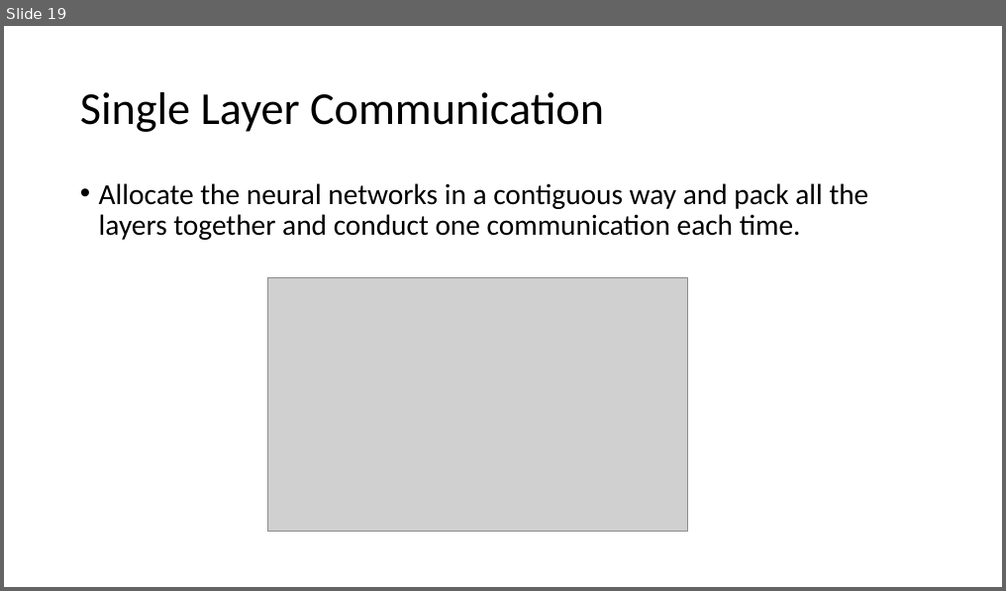
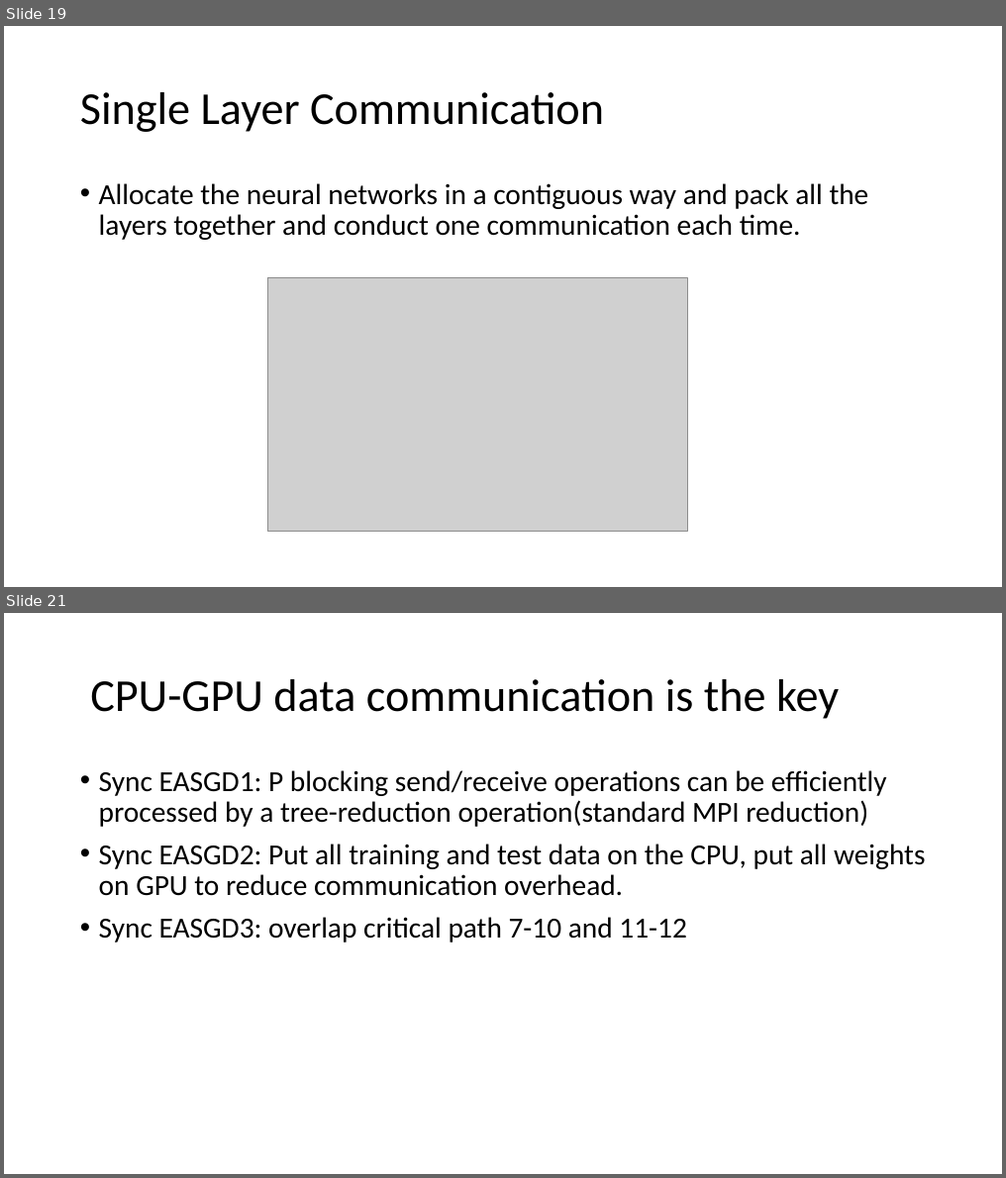
Before and after one commit to douxiaotian/archipapers, a slide deck: sdl on gpu.pptx. Shown one above the other, each under a label of ours: slide 19 before the commit, slides 19 and 21 after it; the slides between them are not shown. The pictures are 1006x591 and 1006x1178 pixels, drawn with LibreOffice and Linux fonts; fonts in the diff are those of the drawing; grey boxes stand for pictures. Boxes give left, top, right and bottom in pixels: in the first picture for what was removed or moved away, otherwise in the second. Text is boxed around its words. In the diff, an @@ line names an element or a change of style, - is before the commit and + after.

Commit message:
dd

```diff
--- a/sdl on gpu.pptx
+++ b/sdl on gpu.pptx
@@ slide 21 added at (4, 613, 1002, 1174), background #FFFFFF @@
@@ title added at (90, 679, 839, 719), 44 pt, text #000000 @@
+CPU-GPU data communication is the key
@@ text added at (99, 770, 925, 943), 28 pt, text #000000 @@
+• Sync EASGD1: P blocking send/receive operations can be efficiently processed by a tree-reduction operation(standard MPI reduction)
+• Sync EASGD2: Put all training and test data on the CPU, put all weights on GPU to reduce communication overhead.
+• Sync EASGD3: overlap critical path 7-10 and 11-12
```
Also in this commit, not shown: 1 slide changed, 2 other slides added.
